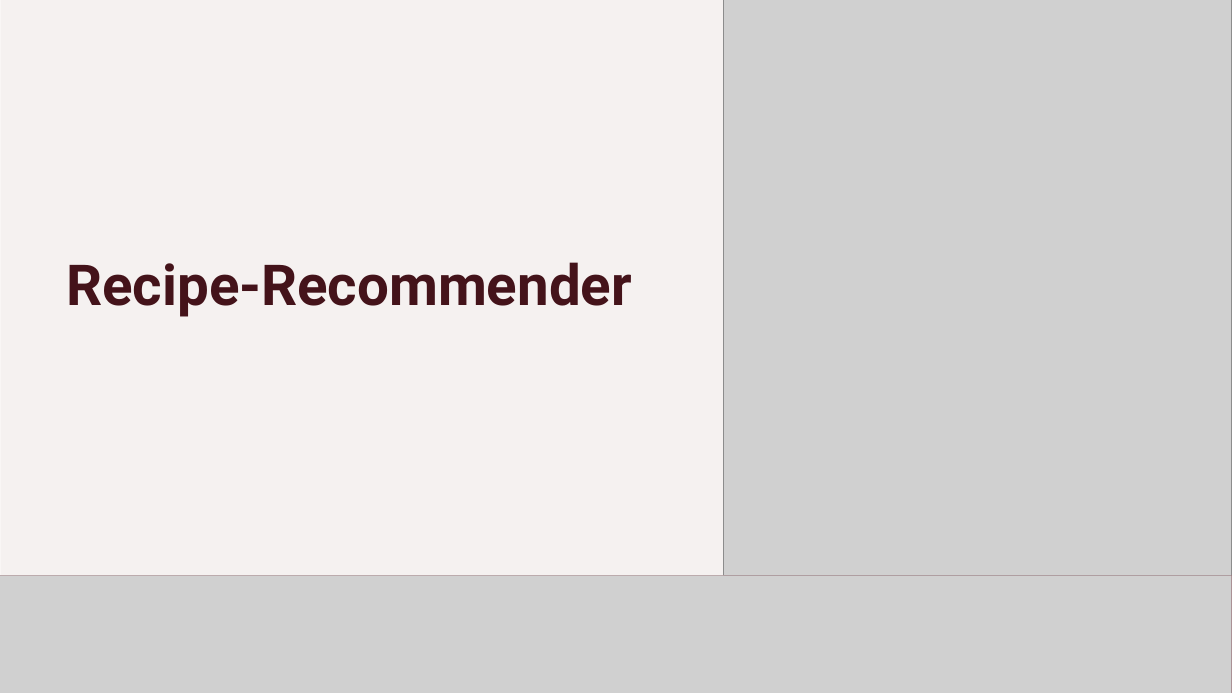
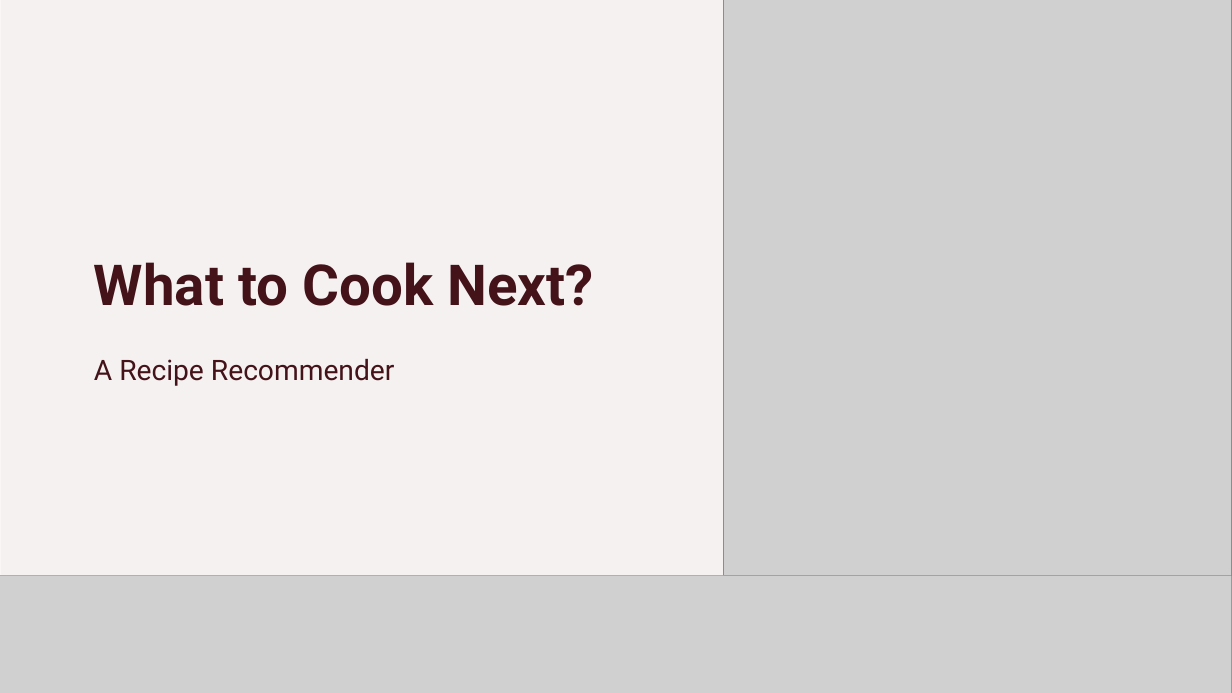
Before and after one commit to MSIA/2021-msia423-Chen-Zhiyang-project, a slide deck: slide 1 of deliverables/recipe_recommender_slides.pptx. Drawn at 1232x693 pixels with LibreOffice and Linux fonts; fonts in the diff are those of the drawing; grey boxes stand for pictures; background and template pictures are left out. Boxes give left, top, right and bottom in pixels: in the first picture for what was removed or moved away, otherwise in the second. Text is boxed around its words. In the diff, an @@ line names an element or a change of style, - is before the commit and + after.

```diff
--- a/deliverables/recipe_recommender_slides.pptx
+++ b/deliverables/recipe_recommender_slides.pptx
@@ title at bbox=[94, 262, 594, 306]: text changed @@
-Recipe-Recommender
+What to Cook Next?
@@ subtitle added at bbox=[94, 359, 394, 386], 22 pt, text #44131A @@
+A Recipe Recommender
```
Also in this commit, not shown: 1 other slide changed, 8 other files.
